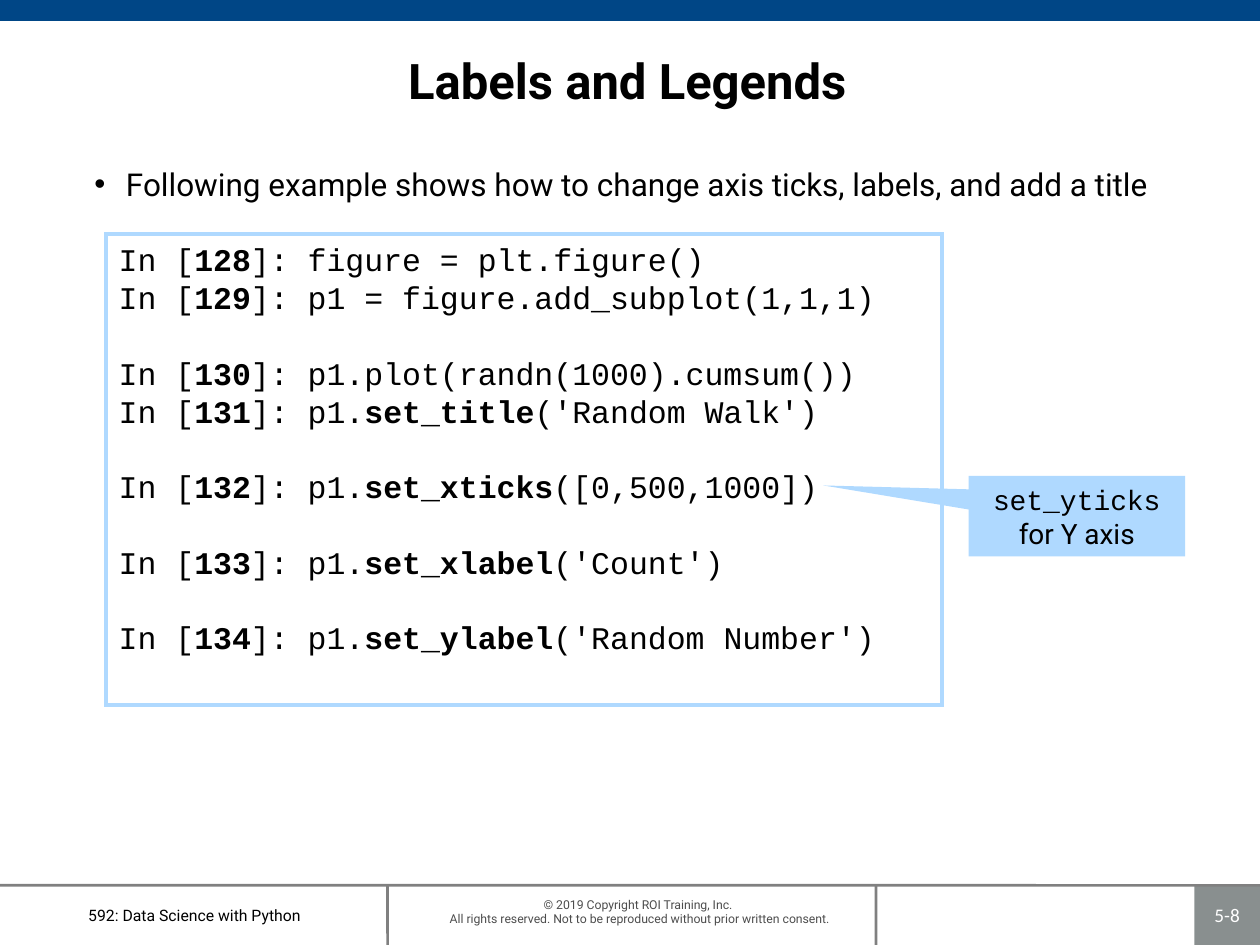
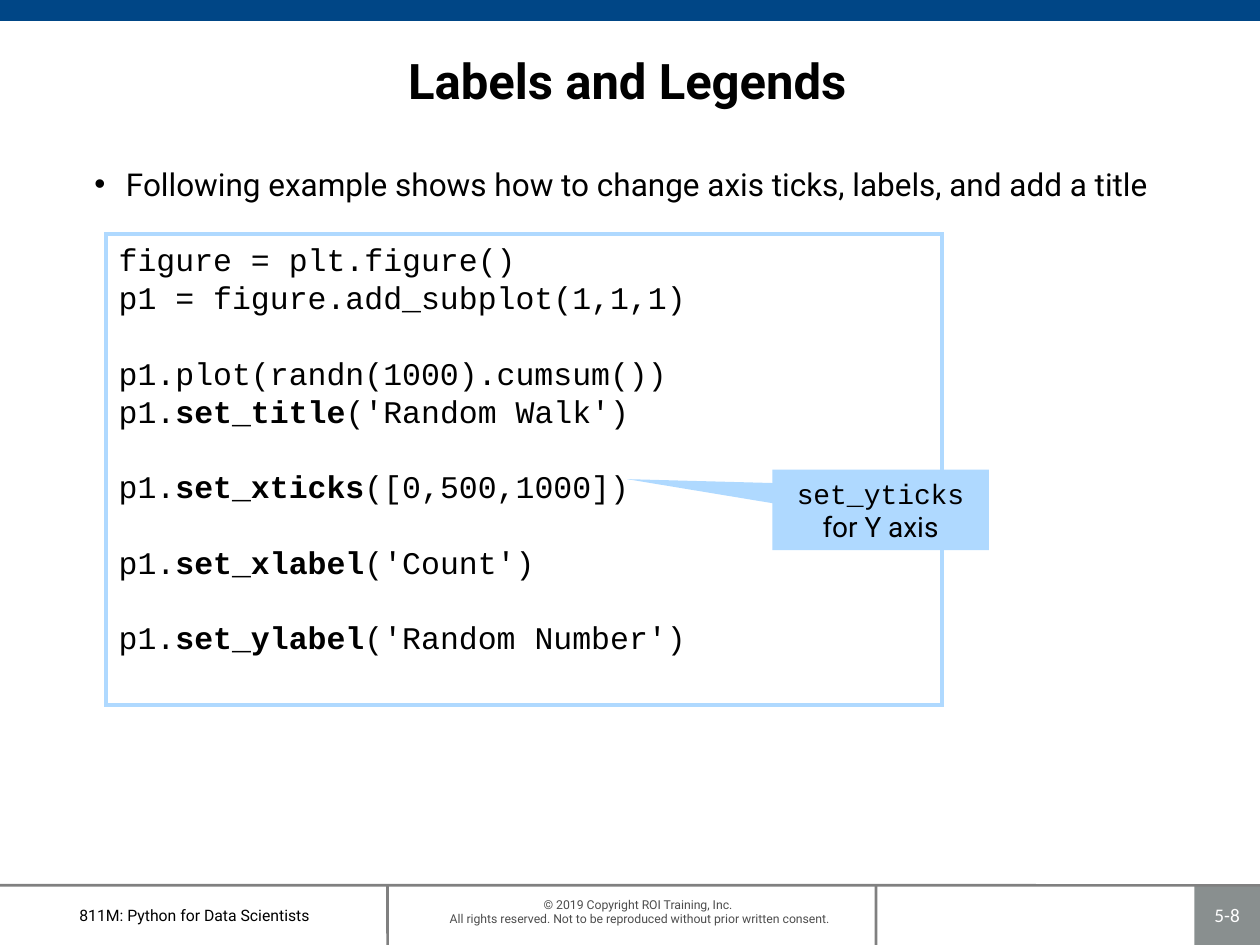
Before and after one commit to roitraining/PythonML, a slide deck: slide 8 of 811M-Ch05_PlottingAndVisualization.pptx. Drawn at 1260x945 pixels with LibreOffice and Linux fonts; fonts in the diff are those of the drawing; background and template pictures are left out. Boxes give left, top, right and bottom in pixels: in the first picture for what was removed or moved away, otherwise in the second. Text is boxed around its words. In the diff, an @@ line names an element or a change of style, - is before the commit and + after.

```diff
--- a/811M-Ch05_PlottingAndVisualization.pptx
+++ b/811M-Ch05_PlottingAndVisualization.pptx
@@ text in rectangle at [119, 249, 686, 656]: text changed @@
-In [128]: figure = plt.figure()
-In [129]: p1 = figure.add_subplot(1,1,1)
-In [130]: p1.plot(randn(1000).cumsum())
-In [131]: p1.set_title('Random Walk')
-In [132]: p1.set_xticks([0,500,1000])
-In [133]: p1.set_xlabel('Count')
-In [134]: p1.set_ylabel('Random Number')
+figure = plt.figure()
+p1 = figure.add_subplot(1,1,1)
+p1.plot(randn(1000).cumsum())
+p1.set_title('Random Walk')
+p1.set_xticks([0,500,1000])
+p1.set_xlabel('Count')
+p1.set_ylabel('Random Number')
@@ speech box "set_yticks for Y axis": place and size @@
-speech box "set_yticks for Y axis" at [969, 476, 1186, 557]
+speech box "set_yticks for Y axis" at [772, 470, 989, 551]
@@ text at [79, 909, 310, 925]: text changed @@
-592: Data Science with Python
+811M: Python for Data Scientists
```
Also in this commit, not shown: 27 other slides changed.
